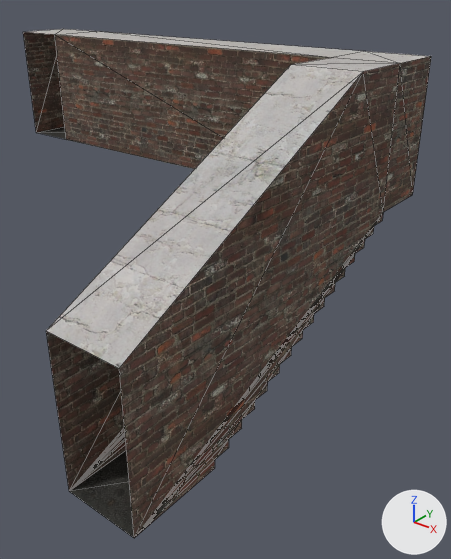
The glTF model assets/map/rooms/map.gltf, before and after one commit.
Rendered twice from a 50 mm camera at (11.49, -8.91, 0.99) aimed at (6.05, -2.12, -3.22). The axes (+X, +Y, +Z) are drawn at lower right. The lights are the same throughout. Mesh edges are drawn as thin lines. Vertices at the same position are counted once.

Objects in the first picture: 'map'.
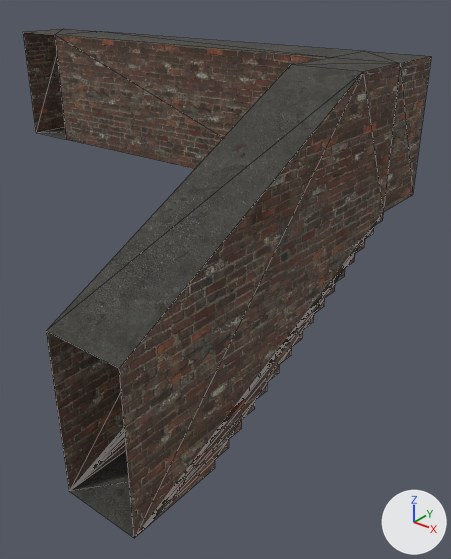
Boxes (x1, y1, x2, y2) around the edits, measured in the pictures (451 x 559 px):
part 1 of me_map, recoloured: (27, 29, 430, 368) in both

Edits to the bpy script that builds the scene:
```text
Change me_map:
    where me_map.from_pydata(...)  # 84 vertices, 160 faces; spans x 0.0..8.0, y -6.0..0.0, z -4.0..0.0
    used by ob_map; location = (0.0, 0.0, 0.0)
    me_map part 1: 10 faces spanning x 0.0..8.0, y -6.0..0.0, z -2.0..0.0 switch from mat_celing (picture img_white_jpg) to mat_floor (picture img_concretefloor_jpg)
```
